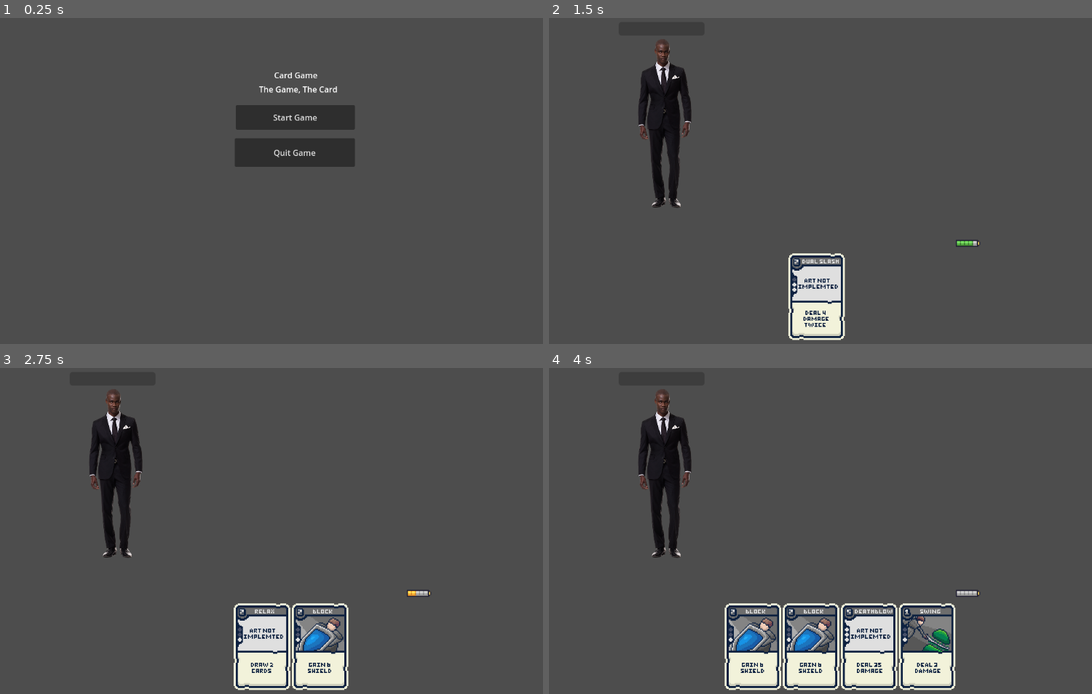
Above: before the commit, frames 1-4 (two rows, left to right).
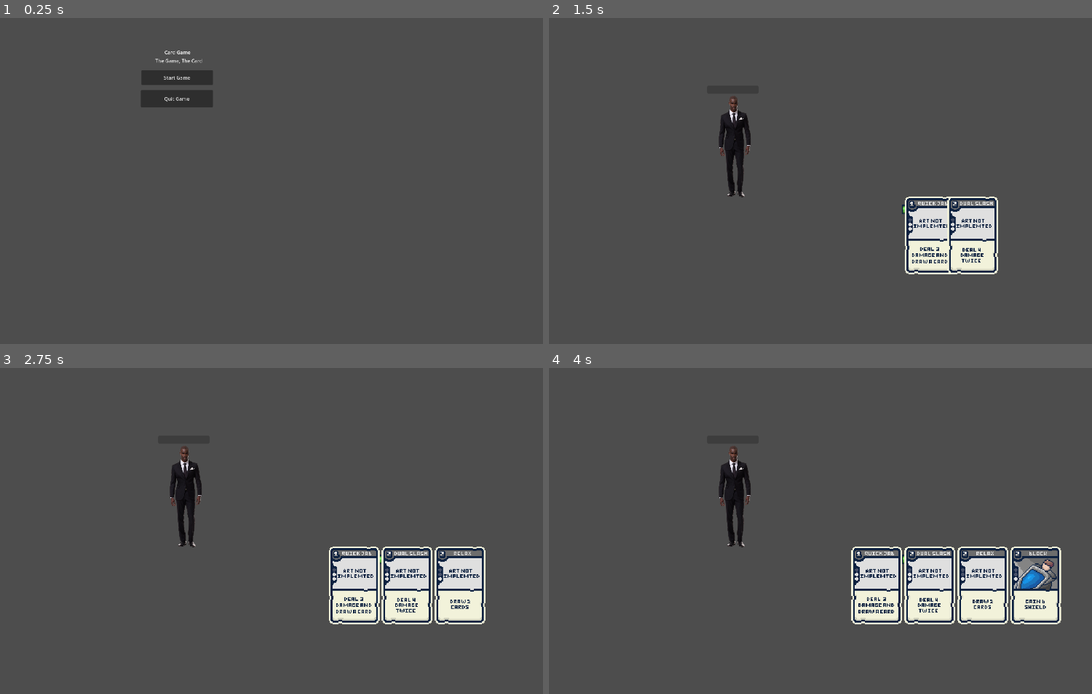
Above: after the commit, the same moments.

Repository: Fredeblok0912/Card_game
Game: Godot game, scene res://menu.tscn
The game is run twice, just before and just after one commit, with the same random seed, the same clock (stepped at 60 frames per second) and the same inputs.
Inputs (mouse positions are in pixels of both pictures, inside the frame that each line leads up to):
- Up to frame 1 (0.25 s): no input
- Up to frame 2 (1.5 s): click "Start Game" at 0.5 s; move the mouse to (831, 295) at 1.27 s; click (831, 295) at 1.42 s
- Up to frame 3 (2.75 s): move the mouse to (233, 645) at 2.02 s; hold Down (ui_down) from 2.03 s (still down); click (233, 645) at 2.17 s
- Up to frame 4 (4 s): move the mouse to (809, 645) at 2.77 s; release Down (ui_down) at 2.78 s; click (809, 645) at 2.92 s; move the mouse to (782, 645) at 3.52 s; click (782, 645) at 3.67 s

The runs differ from the first frame. In frame 1, 5.0% of the frame differs, in the area x 26-66%, y 10-46%; in frame 2, 10%; in frame 3, 15%; in frame 4, 22%, in the area x 16-95%, y 6-99%.

Commit message:
changed battery sprite and edited game size

Diff:
--- a/Gamecode.gd
+++ b/Gamecode.gd
@@ -32,10 +32,10 @@
 #Cards in hand loading sprites
 
 var hand_sprites: Array = []
-var card_spacing := 115
-var hand_y := 230
+var card_spacing := 175
+var hand_y := 180
 var tween_duration := 0.35
-var card_scale := 2
+var card_scale := 3
 
 func add_card(card_id: int) -> void:
 	var card := Area2D.new()
--- a/game.tscn
+++ b/game.tscn
@@ -15,27 +15,27 @@
 
 [sub_resource type="AtlasTexture" id="AtlasTexture_boyg6"]
 atlas = ExtResource("9_iotsf")
-region = Rect2(0, 0, 24, 7)
+region = Rect2(0, 0, 34, 10)
 
 [sub_resource type="AtlasTexture" id="AtlasTexture_e36ub"]
 atlas = ExtResource("9_iotsf")
-region = Rect2(24, 0, 24, 7)
+region = Rect2(34, 0, 34, 10)
 
 [sub_resource type="AtlasTexture" id="AtlasTexture_hb5m1"]
 atlas = ExtResource("9_iotsf")
-region = Rect2(48, 0, 24, 7)
+region = Rect2(68, 0, 34, 10)
 
 [sub_resource type="AtlasTexture" id="AtlasTexture_x5p1p"]
 atlas = ExtResource("9_iotsf")
-region = Rect2(72, 0, 24, 7)
+region = Rect2(102, 0, 34, 10)
 
 [sub_resource type="AtlasTexture" id="AtlasTexture_qhcbd"]
 atlas = ExtResource("9_iotsf")
-region = Rect2(96, 0, 24, 7)
+region = Rect2(136, 0, 34, 10)
 
 [sub_resource type="AtlasTexture" id="AtlasTexture_f1jbl"]
 atlas = ExtResource("9_iotsf")
-region = Rect2(120, 0, 24, 7)
+region = Rect2(170, 0, 34, 10)
 
 [sub_resource type="SpriteFrames" id="SpriteFrames_vaj68"]
 animations = [{
@@ -59,7 +59,7 @@
 "texture": SubResource("AtlasTexture_f1jbl")
 }],
 "loop": true,
-"name": &"default",
+"name": &"new_animation",
 "speed": 5.0
 }]
 
@@ -201,9 +201,10 @@
 
 [node name="Energy_sprite" type="AnimatedSprite2D" parent="Character"]
 z_index = -2
-position = Vector2(830, 124)
-scale = Vector2(2, 2)
+position = Vector2(832, 94)
+scale = Vector2(3, 3)
 sprite_frames = SubResource("SpriteFrames_vaj68")
+animation = &"new_animation"
 script = ExtResource("10_lc2xo")
 
 [node name="Background_sprite" type="AnimatedSprite2D" parent="."]
--- a/project.godot
+++ b/project.godot
@@ -20,6 +20,11 @@
 Game="*res://game.gd"
 Gamecode="*res://Gamecode.gd"
 
+[display]
+
+window/size/viewport_width=1920
+window/size/viewport_height=1080
+
 [rendering]
 
 textures/canvas_textures/default_texture_filter=3
Binary file changed: Art/Energi Battery Sprite-Sheet.png
